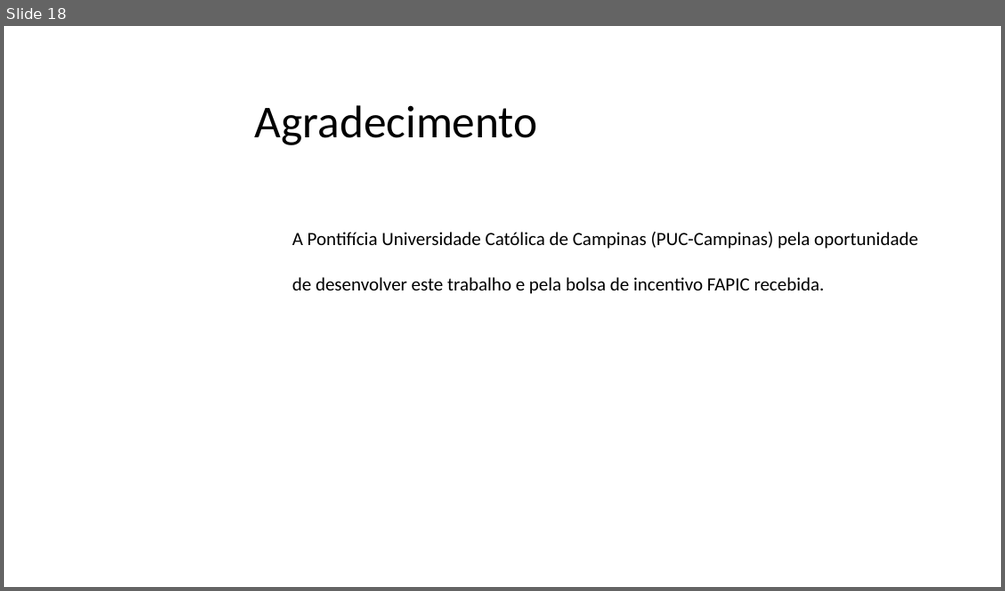
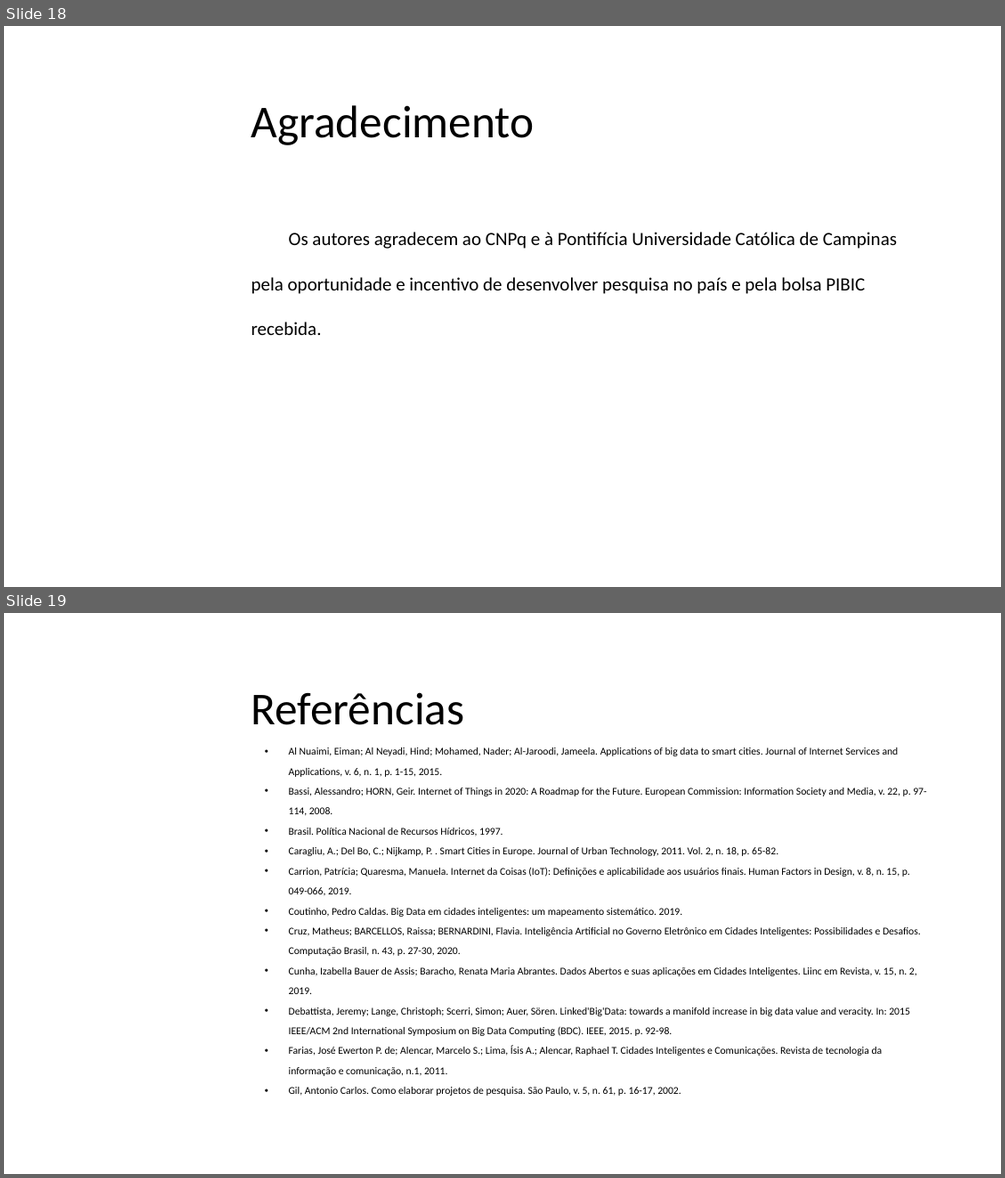
Before and after one commit to emiliobiasi/IniciacaoCientifica, a slide deck: RELATÓRIO FINAL E RESUMO/Emílio-apresentação_IC_IT .pptx. Shown one above the other, each under a label of ours: slide 18 before the commit, slides 18 and 19 after it. The pictures are 1005x591 and 1005x1178 pixels, drawn with LibreOffice and Linux fonts; fonts in the diff are those of the drawing; background and template pictures are left out. Boxes give left, top, right and bottom in pixels: in the first picture for what was removed or moved away, otherwise in the second. Text is boxed around its words. In the diff, an @@ line names an element or a change of style, - is before the commit and + after.

```diff
--- a/RELATÓRIO FINAL E RESUMO/Emílio-apresentação_IC_IT .pptx
+++ b/RELATÓRIO FINAL E RESUMO/Emílio-apresentação_IC_IT .pptx
@@ slide 19 added at (4, 613, 1001, 1174), background picture (left out) @@
@@ title added at (251, 692, 465, 725), 44 pt, text #000000 @@
+Referências
@@ text added at (289, 747, 926, 1095), 10 pt, text #000000 @@
+• Al Nuaimi, Eiman; Al Neyadi, Hind; Mohamed, Nader; Al-Jaroodi, Jameela. Applications of big data to smart cities. Journal of Internet Services and Applications, v. 6, n. 1, p. 1-15, 2015.
+• Bassi, Alessandro; HORN, Geir. Internet of Things in 2020: A Roadmap for the Future. European Commission: Information Society and Media, v. 22, p. 97-114, 2008.
+• Brasil. Política Nacional de Recursos Hídricos, 1997.
+• Caragliu, A.; Del Bo, C.; Nijkamp, P. . Smart Cities in Europe. Journal of Urban Technology, 2011. Vol. 2, n. 18, p. 65-82.
+• Carrion, Patrícia; Quaresma, Manuela. Internet da Coisas (IoT): Definições e aplicabilidade aos usuários finais. Human Factors in Design, v. 8, n. 15, p. 049-066, 2019.
+• Coutinho, Pedro Caldas. Big Data em cidades inteligentes: um mapeamento sistemático. 2019.
+• Cruz, Matheus; BARCELLOS, Raissa; BERNARDINI, Flavia. Inteligência Artificial no Governo Eletrônico em Cidades Inteligentes: Possibilidades e Desafios. Computação Brasil, n. 43, p. 27-30, 2020.
+• Cunha, Izabella Bauer de Assis; Baracho, Renata Maria Abrantes. Dados Abertos e suas aplicações em Cidades Inteligentes. Liinc em Revista, v. 15, n. 2, 2019.
+• Debattista, Jeremy; Lange, Christoph; Scerri, Simon; Auer, Sören. Linked'Big'Data: towards a manifold increase in big data value and veracity. In: 2015 IEEE/ACM 2nd International Symposium on Big Data Computing (BDC). IEEE, 2015. p. 92-98.
+• Farias, José Ewerton P. de; Alencar, Marcelo S.; Lima, Ísis A.; Alencar, Raphael T. Cidades Inteligentes e Comunicações. Revista de tecnologia da informação e comunicação, n.1, 2011.
+• Gil, Antonio Carlos. Como elaborar projetos de pesquisa. São Paulo, v. 5, n. 61, p. 16-17, 2002.
@@ slide 18 changed as well @@
@@ title "Agradecimento": place and size @@
-title "Agradecimento" at (255, 105, 538, 145)
+title "Agradecimento" at (251, 105, 534, 145)
@@ text at (251, 232, 897, 335): text changed @@
-A Pontifícia Universidade Católica de Campinas (PUC-Campinas) pela oportunidade de desenvolver este trabalho e pela bolsa de incentivo FAPIC recebida.
+Os autores agradecem ao CNPq e à Pontifícia Universidade Católica de Campinas pela oportunidade e incentivo de desenvolver pesquisa no país e pela bolsa PIBIC recebida.
```
Also in this commit, not shown: 6 other slides changed, 14 other slides added, 18 slides removed, 1 other file.
